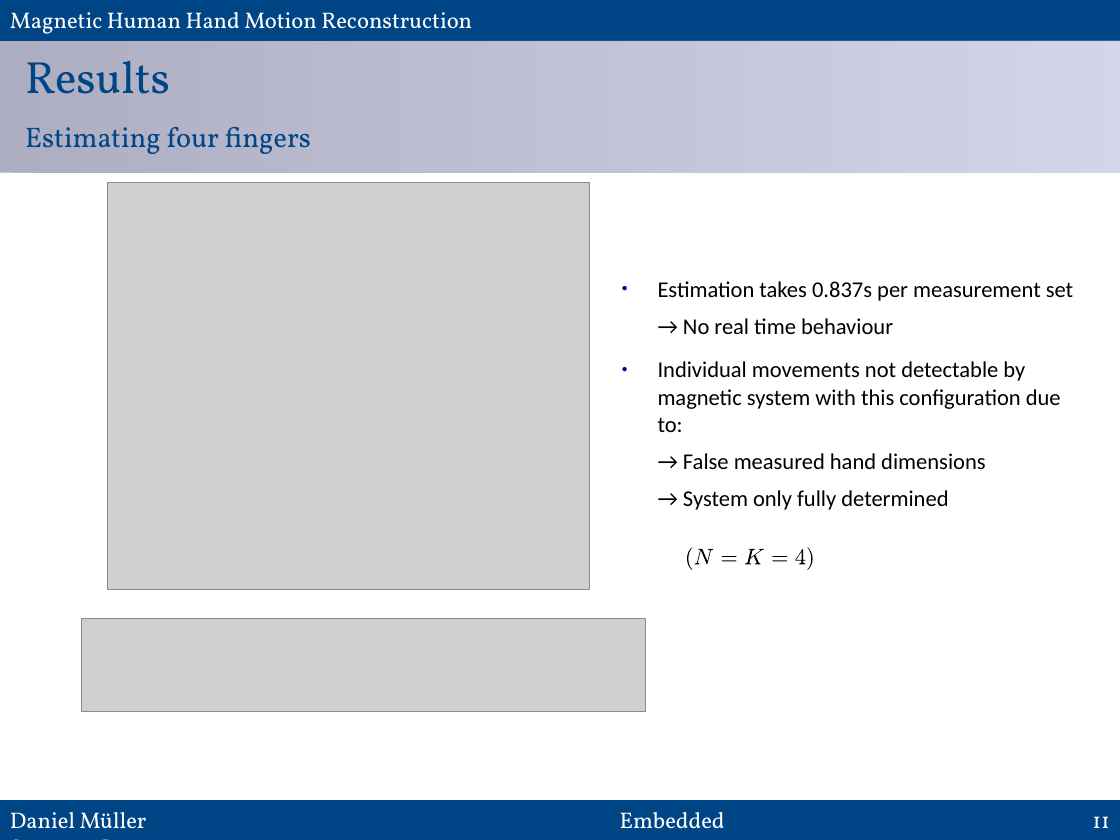
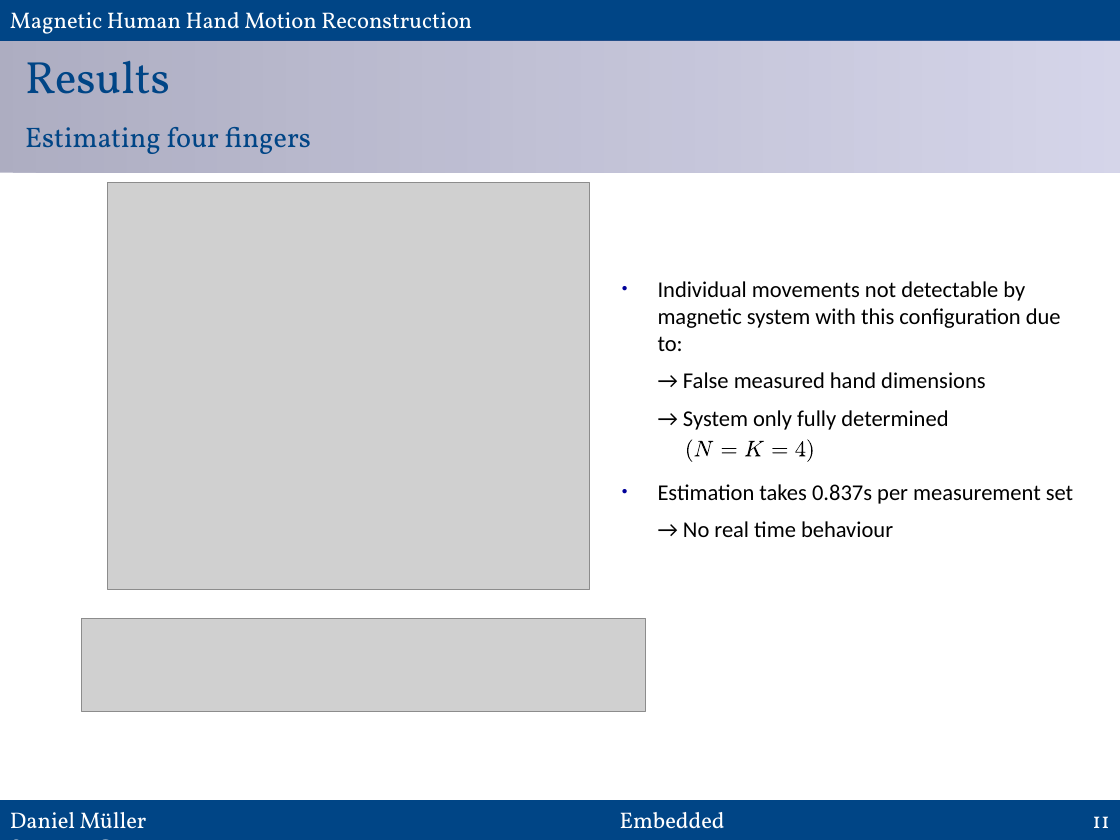
Before and after one commit to MuellerDaniel/SensGlove, a slide deck: slide 11 of praes/preasi.odp. Drawn at 1120x840 pixels with LibreOffice and Linux fonts; fonts in the diff are those of the drawing; grey boxes stand for pictures. Boxes give left, top, right and bottom in pixels: in the first picture for what was removed or moved away, otherwise in the second. Text is boxed around its words. In the diff, an @@ line names an element or a change of style, - is before the commit and + after.

Commit message:
pres. updated and rtEstimation

```diff
--- a/praes/preasi.odp
+++ b/praes/preasi.odp
@@ text at <box>658,281,1073,334</box>: paragraphs removed @@
-● Estimation takes 0.837s per measurement set
-→ No real time behaviour
@@ 8 freeform shapes: place and size @@
-8 freeform shapes at <box>685,548,815,570</box>
+8 freeform shapes at <box>685,439,815,461</box>
@@ text at <box>658,484,1073,537</box>: paragraphs added @@
+● Estimation takes 0.837s per measurement set
+→ No real time behaviour
```
Also in this commit, not shown: 2 other slides changed, 1 other file.
